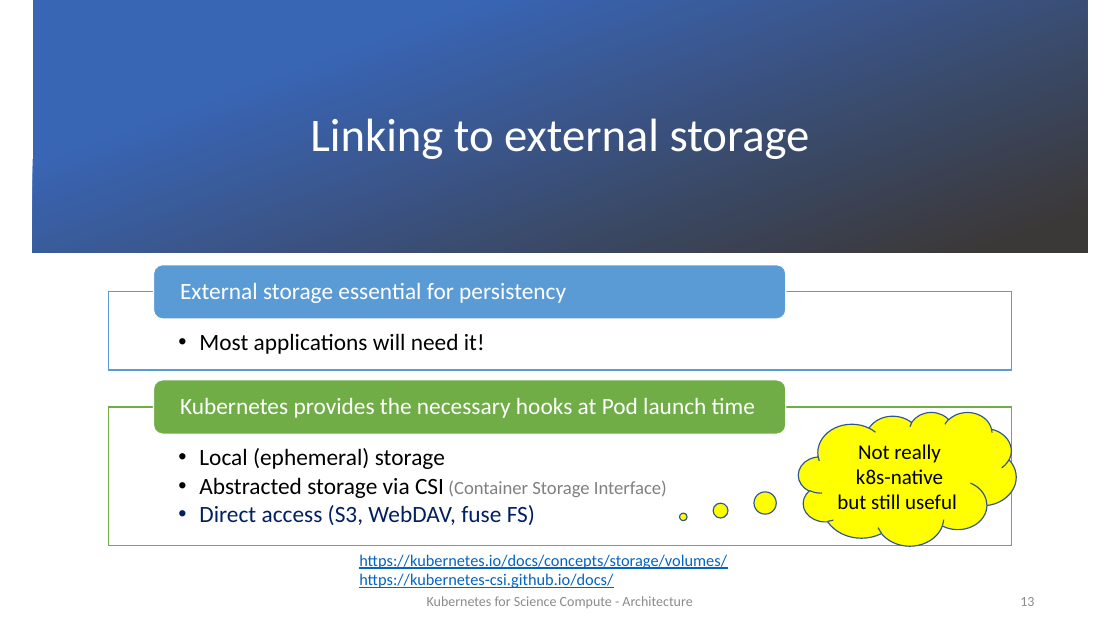
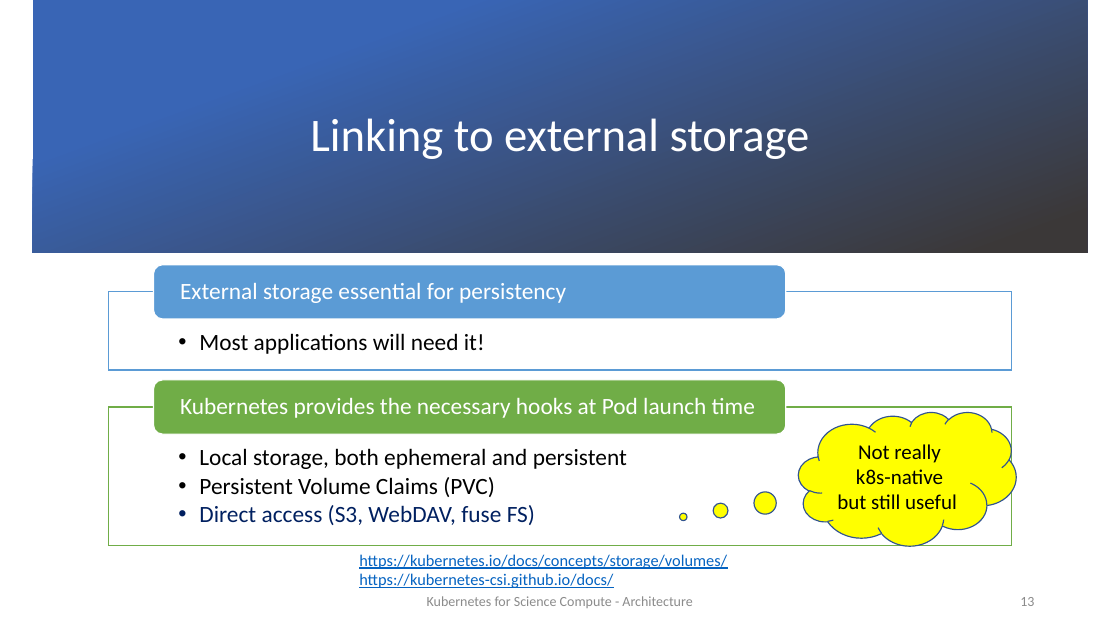
Before and after one commit to sfiligoi/tutorial-k8s-sdsc2022, a slide deck: slide 13 of slides/1_kubernetes_arch.pptx. Drawn at 1120x630 pixels with LibreOffice and Linux fonts; fonts in the diff are those of the drawing; background and template pictures are left out. Boxes give left, top, right and bottom in pixels: in the first picture for what was removed or moved away, otherwise in the second. Text is boxed around its words. In the diff, an @@ line names an element or a change of style, - is before the commit and + after.

Commit message:
Minor change of text

```diff
--- a/slides/1_kubernetes_arch.pptx
+++ b/slides/1_kubernetes_arch.pptx
@@ text at box(199, 448, 627, 497): text changed @@
-  • Local (ephemeral) storage
-  • Abstracted storage via CSI (Container Storage Interface)
+  • Local storage, both ephemeral and persistent
+  • Persistent Volume Claims (PVC)
```
Also in this commit, not shown: 1 other slide changed.
